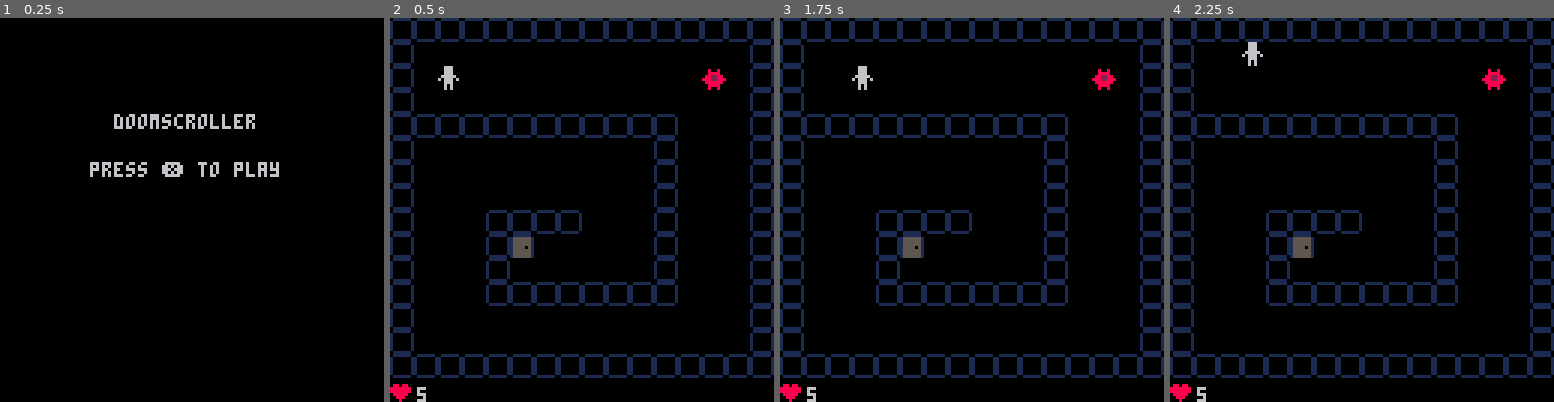
Above: before the commit, frames 1-4 (left to right).
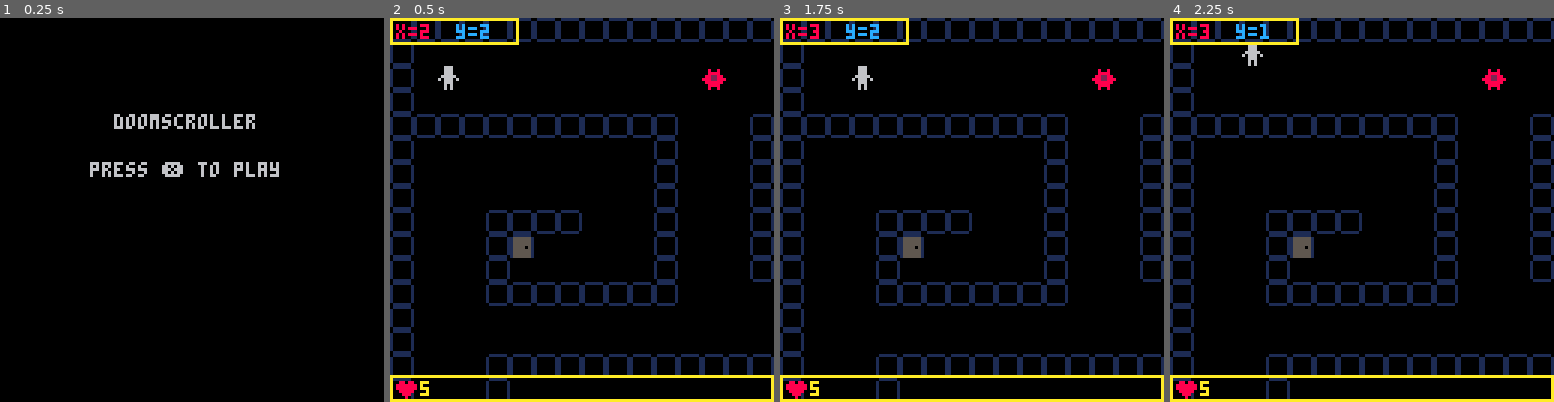
Above: after the commit, the same moments.

Repository: OmniWode/doomscroller
Game: PICO-8 cartridge doomscroller.p8
The game is run twice, just before and just after one commit, with the same random seed, the same clock (stepped at 60 frames per second) and the same inputs.
Inputs:
- Up to frame 1 (0.25 s): no input
- Up to frame 2 (0.5 s): tap X (X key) at 0.33 s
- Up to frame 3 (1.75 s): tap X (X key) at 1.07 s; hold Right from 1.6 s (still down)
- Up to frame 4 (2.25 s): tap X (X key) at 1.85 s; release Right at 2.1 s; hold Up from 2.15 s (still down)

Frame 1 is identical in both runs. In frame 2, 4.2% of the frame differs, in the area x 0-100%, y 0-100%; in frame 3, 4.2%; in frame 4, 4.2%.

Commit message:
added simple dugging console

Diff:
--- a/doomscroller.p8
+++ b/doomscroller.p8
@@ -78,6 +78,7 @@
 		draw_map()
 		draw_player()
 		draw_hud()
+		draw_debug()
 	else
 		draw_win_lose()
 	end
@@ -99,6 +100,10 @@
 end
 
 function draw_map()
+	mapx=flr(p.x/16)*16
+	mapy=flr(p.y/16)*16
+	camera(mapx*8,mapy*8)
+
 	map(0,0,0,0,128,64)
 end
 
@@ -130,8 +135,23 @@
 end
 
 function draw_hud()
-	spr(48,0,120)
-	print(p.hp,9,123)
+	hudx=mapx*8
+	hudy=mapy*8+119
+
+	rect(hudx,hudy,hudx+127,hudy+8,10)
+
+	spr(48,hudx+2,hudy)
+	print(p.hp,hudx+10,hudy+2,10)
+end
+
+function draw_debug()
+	debugx=mapx*8
+	debugy=mapy*8
+
+	rect(debugx,debugy,debugx+42,debugy+8,10)
+
+	print("x="..p.x,debugx+2,debugy+2,8)
+	print("y="..p.y,debugx+22,debugy+2,12)
 end
 
 function move_player()
@@ -222,20 +242,34 @@
 0001010200000000000000000000000000000000000000000000000000000000050000000000000000000000000000000000000000000000000000000000000000000000000000000000000000000000000000000000000000000000000000000000000000000000000000000000000000000000000000000000000000000000
 0000000000000000000000000000000000000000000000000000000000000000000000000000000000000000000000000000000000000000000000000000000000000000000000000000000000000000000000000000000000000000000000000000000000000000000000000000000000000000000000000000000000000000
 __map__
-0202020202020202020202020202020200000000000000000000000000000000000000000000000000000000000000000000000000000000000000000000000000000000000000000000000000000000000000000000000000000000000000000000000000000000000000000000000000000000000000000000000000000000
-0200000000000000000000000000000200000000000000000000000000000000000000000000000000000000000000000000000000000000000000000000000000000000000000000000000000000000000000000000000000000000000000000000000000000000000000000000000000000000000000000000000000000000
-0200000000000000000000000020000200000000000000000000000000000000000000000000000000000000000000000000000000000000000000000000000000000000000000000000000000000000000000000000000000000000000000000000000000000000000000000000000000000000000000000000000000000000
-0200000000000000000000000000000200000000000000000000000000000000000000000000000000000000000000000000000000000000000000000000000000000000000000000000000000000000000000000000000000000000000000000000000000000000000000000000000000000000000000000000000000000000
-0202020202020202020202020000000200000000000000000000000000000000000000000000000000000000000000000000000000000000000000000000000000000000000000000000000000000000000000000000000000000000000000000000000000000000000000000000000000000000000000000000000000000000
-0200000000000000000000020000000200000000000000000000000000000000000000000000000000000000000000000000000000000000000000000000000000000000000000000000000000000000000000000000000000000000000000000000000000000000000000000000000000000000000000000000000000000000
-0200000000000000000000020000000200000000000000000000000000000000000000000000000000000000000000000000000000000000000000000000000000000000000000000000000000000000000000000000000000000000000000000000000000000000000000000000000000000000000000000000000000000000
-0200000000000000000000020000000200000000000000000000000000000000000000000000000000000000000000000000000000000000000000000000000000000000000000000000000000000000000000000000000000000000000000000000000000000000000000000000000000000000000000000000000000000000
-0200000002020202000000020000000200000000000000000000000000000000000000000000000000000000000000000000000000000000000000000000000000000000000000000000000000000000000000000000000000000000000000000000000000000000000000000000000000000000000000000000000000000000
-0200000002030000000000020000000200000000000000000000000000000000000000000000000000000000000000000000000000000000000000000000000000000000000000000000000000000000000000000000000000000000000000000000000000000000000000000000000000000000000000000000000000000000
-0200000002000000000000020000000200000000000000000000000000000000000000000000000000000000000000000000000000000000000000000000000000000000000000000000000000000000000000000000000000000000000000000000000000000000000000000000000000000000000000000000000000000000
-0200000002020202020202020000000200000000000000000000000000000000000000000000000000000000000000000000000000000000000000000000000000000000000000000000000000000000000000000000000000000000000000000000000000000000000000000000000000000000000000000000000000000000
-0200000000000000000000000000000200000000000000000000000000000000000000000000000000000000000000000000000000000000000000000000000000000000000000000000000000000000000000000000000000000000000000000000000000000000000000000000000000000000000000000000000000000000
-0200000000000000000000000000000200000000000000000000000000000000000000000000000000000000000000000000000000000000000000000000000000000000000000000000000000000000000000000000000000000000000000000000000000000000000000000000000000000000000000000000000000000000
-0202020202020202020202020202020200000000000000000000000000000000000000000000000000000000000000000000000000000000000000000000000000000000000000000000000000000000000000000000000000000000000000000000000000000000000000000000000000000000000000000000000000000000
-
-
+0202020202020202020202020202020202020202020202020202020202020200000000000000000000000000000000000000000000000000000000000000000000000000000000000000000000000000000000000000000000000000000000000000000000000000000000000000000000000000000000000000000000000000
+0200000000000000000000000000000000000000000000000000000000000000000000000000000000000000000000000000000000000000000000000000000000000000000000000000000000000000000000000000000000000000000000000000000000000000000000000000000000000000000000000000000000000000
+0200000000000000000000000020000000000000000000000000000000000000000000000000000000000000000000000000000000000000000000000000000000000000000000000000000000000000000000000000000000000000000000000000000000000000000000000000000000000000000000000000000000000000
+0200000000000000000000000000000000000000000000000000000000000000000000000000000000000000000000000000000000000000000000000000000000000000000000000000000000000000000000000000000000000000000000000000000000000000000000000000000000000000000000000000000000000000
+0202020202020202020202020000000202020202000000000000000000000200000000000000000000000000000000000000000000000000000000000000000000000000000000000000000000000000000000000000000000000000000000000000000000000000000000000000000000000000000000000000000000000000
+0200000000000000000000020000000202000000000000000000000000000200000000000000000000000000000000000000000000000000000000000000000000000000000000000000000000000000000000000000000000000000000000000000000000000000000000000000000000000000000000000000000000000000
+0200000000000000000000020000000202000000000000000000000000000200000000000000000000000000000000000000000000000000000000000000000000000000000000000000000000000000000000000000000000000000000000000000000000000000000000000000000000000000000000000000000000000000
+0200000000000000000000020000000202000000000000000000000000000200000000000000000000000000000000000000000000000000000000000000000000000000000000000000000000000000000000000000000000000000000000000000000000000000000000000000000000000000000000000000000000000000
+0200000002020202000000020000000202000000000000000000000000000200000000000000000000000000000000000000000000000000000000000000000000000000000000000000000000000000000000000000000000000000000000000000000000000000000000000000000000000000000000000000000000000000
+0200000002030000000000020000000202000000000000000000000000000200000000000000000000000000000000000000000000000000000000000000000000000000000000000000000000000000000000000000000000000000000000000000000000000000000000000000000000000000000000000000000000000000
+0200000002000000000000020000000202000000000000000000000000000200000000000000000000000000000000000000000000000000000000000000000000000000000000000000000000000000000000000000000000000000000000000000000000000000000000000000000000000000000000000000000000000000
+0200000002020202020202020000000000000000000000000000000000000200000000000000000000000000000000000000000000000000000000000000000000000000000000000000000000000000000000000000000000000000000000000000000000000000000000000000000000000000000000000000000000000000
+0200000000000000000000000000000000000000000000000000000000000200000000000000000000000000000000000000000000000000000000000000000000000000000000000000000000000000000000000000000000000000000000000000000000000000000000000000000000000000000000000000000000000000
+0200000000000000000000000000000000000000000000000000000000000200000000000000000000000000000000000000000000000000000000000000000000000000000000000000000000000000000000000000000000000000000000000000000000000000000000000000000000000000000000000000000000000000
+0200000002020202020202020202020202020202020202020202020202020200000000000000000000000000000000000000000000000000000000000000000000000000000000000000000000000000000000000000000000000000000000000000000000000000000000000000000000000000000000000000000000000000
+0200000002000000000000000000000000000000000000000000000000000000000000000000000000000000000000000000000000000000000000000000000000000000000000000000000000000000000000000000000000000000000000000000000000000000000000000000000000000000000000000000000000000000
+0200000002000000000000000000000000000000000000000000000000000000000000000000000000000000000000000000000000000000000000000000000000000000000000000000000000000000000000000000000000000000000000000000000000000000000000000000000000000000000000000000000000000000
+0200000002000000000000000000000000000000000000000000000000000000000000000000000000000000000000000000000000000000000000000000000000000000000000000000000000000000000000000000000000000000000000000000000000000000000000000000000000000000000000000000000000000000
+0200000002000000000000000000000000000000000000000000000000000000000000000000000000000000000000000000000000000000000000000000000000000000000000000000000000000000000000000000000000000000000000000000000000000000000000000000000000000000000000000000000000000000
+0200000002000000000000000000000000000000000000000000000000000000000000000000000000000000000000000000000000000000000000000000000000000000000000000000000000000000000000000000000000000000000000000000000000000000000000000000000000000000000000000000000000000000
+0200000002000000000000000000000000000000000000000000000000000000000000000000000000000000000000000000000000000000000000000000000000000000000000000000000000000000000000000000000000000000000000000000000000000000000000000000000000000000000000000000000000000000
+0200000002000000000000000000000000000000000000000000000000000000000000000000000000000000000000000000000000000000000000000000000000000000000000000000000000000000000000000000000000000000000000000000000000000000000000000000000000000000000000000000000000000000
+0200000002000000000000000000000000000000000000000000000000000000000000000000000000000000000000000000000000000000000000000000000000000000000000000000000000000000000000000000000000000000000000000000000000000000000000000000000000000000000000000000000000000000
+0200000002000000000000000000000000000000000000000000000000000000000000000000000000000000000000000000000000000000000000000000000000000000000000000000000000000000000000000000000000000000000000000000000000000000000000000000000000000000000000000000000000000000
+0200000000000000000000000000000000000000000000000000000000000000000000000000000000000000000000000000000000000000000000000000000000000000000000000000000000000000000000000000000000000000000000000000000000000000000000000000000000000000000000000000000000000000
+0200000000000000000000000000000000000000000000000000000000000000000000000000000000000000000000000000000000000000000000000000000000000000000000000000000000000000000000000000000000000000000000000000000000000000000000000000000000000000000000000000000000000000
+0200000000000000000000000000000000000000000000000000000000000000000000000000000000000000000000000000000000000000000000000000000000000000000000000000000000000000000000000000000000000000000000000000000000000000000000000000000000000000000000000000000000000000
+0200000000000000000000000000000000000000000000000000000000000000000000000000000000000000000000000000000000000000000000000000000000000000000000000000000000000000000000000000000000000000000000000000000000000000000000000000000000000000000000000000000000000000
+0202020202020200000000000000000000000000000000000000000000000000000000000000000000000000000000000000000000000000000000000000000000000000000000000000000000000000000000000000000000000000000000000000000000000000000000000000000000000000000000000000000000000000
+
+
